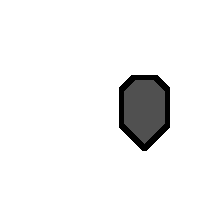
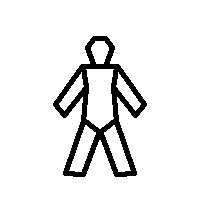
Layer changes from the first w=200, h=200 image to the second:
hid "shield" over 119, 75, 170, 151
showed "outline" over 53, 36, 147, 177
hid group "centauroid" (4 layers) over 53, 36, 170, 177
